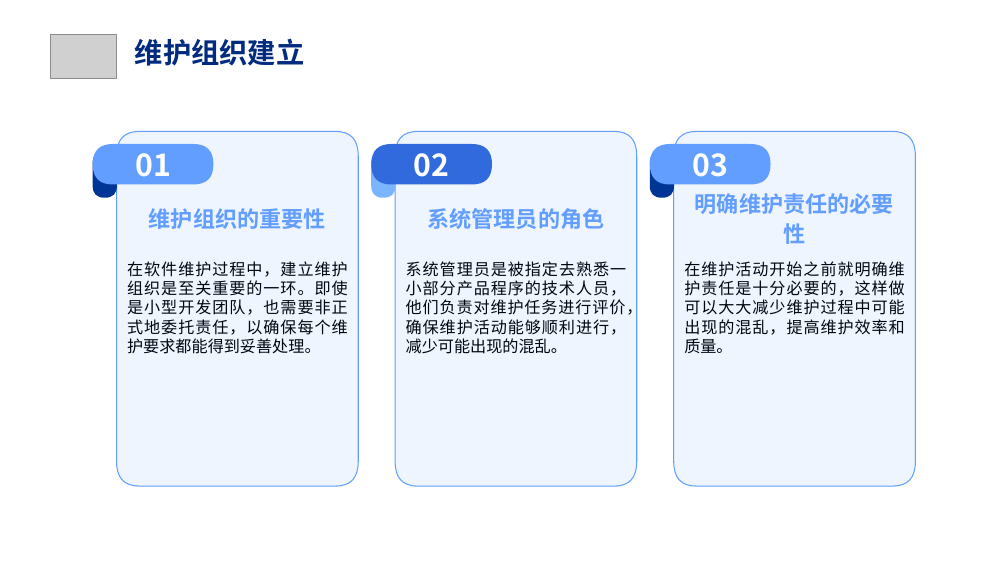
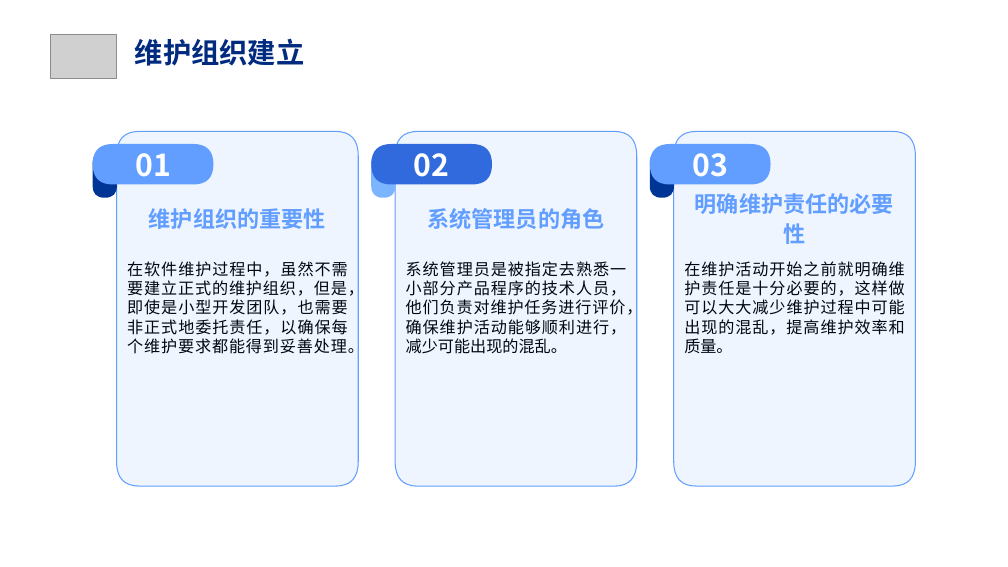
Before and after one commit to Cy2s1ne/Intelligent-PE-test, a slide deck: slide 25 of PPT/翻转课堂ppt2.pptx (slide 14 before the commit). Drawn at 1008x567 pixels with LibreOffice and Linux fonts; fonts in the diff are those of the drawing; grey boxes stand for pictures; background and template pictures are left out. Boxes give left, top, right and bottom in pixels: in the first picture for what was removed or moved away, otherwise in the second. Text is boxed around its words. In the diff, an @@ line names an element or a change of style, - is before the commit and + after.

```diff
--- a/PPT/翻转课堂ppt2.pptx
+++ b/PPT/翻转课堂ppt2.pptx
@@ text at [127,261,364,357]: text changed @@
-在软件维护过程中，建立维护组织是至关重要的一环。即使是小型开发团队，也需要非正式地委托责任，以确保每个维护要求都能得到妥善处理。
+在软件维护过程中，虽然不需要建立正式的维护组织，但是，即使是小型开发团队，也需要非正式地委托责任，以确保每个维护要求都能得到妥善处理。
```
Also in this commit, not shown: 9 other slides changed, 14 slides added.
